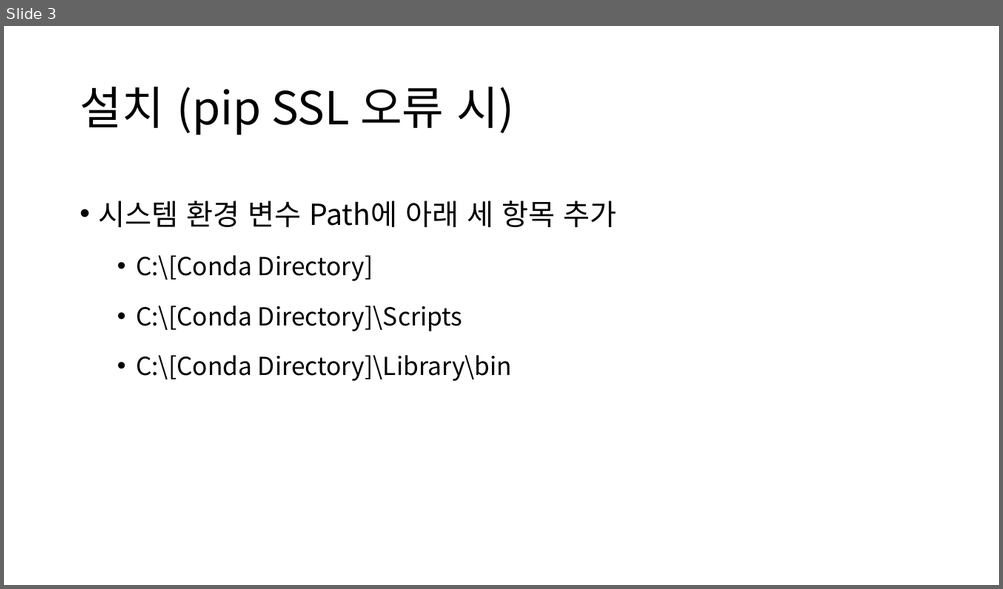
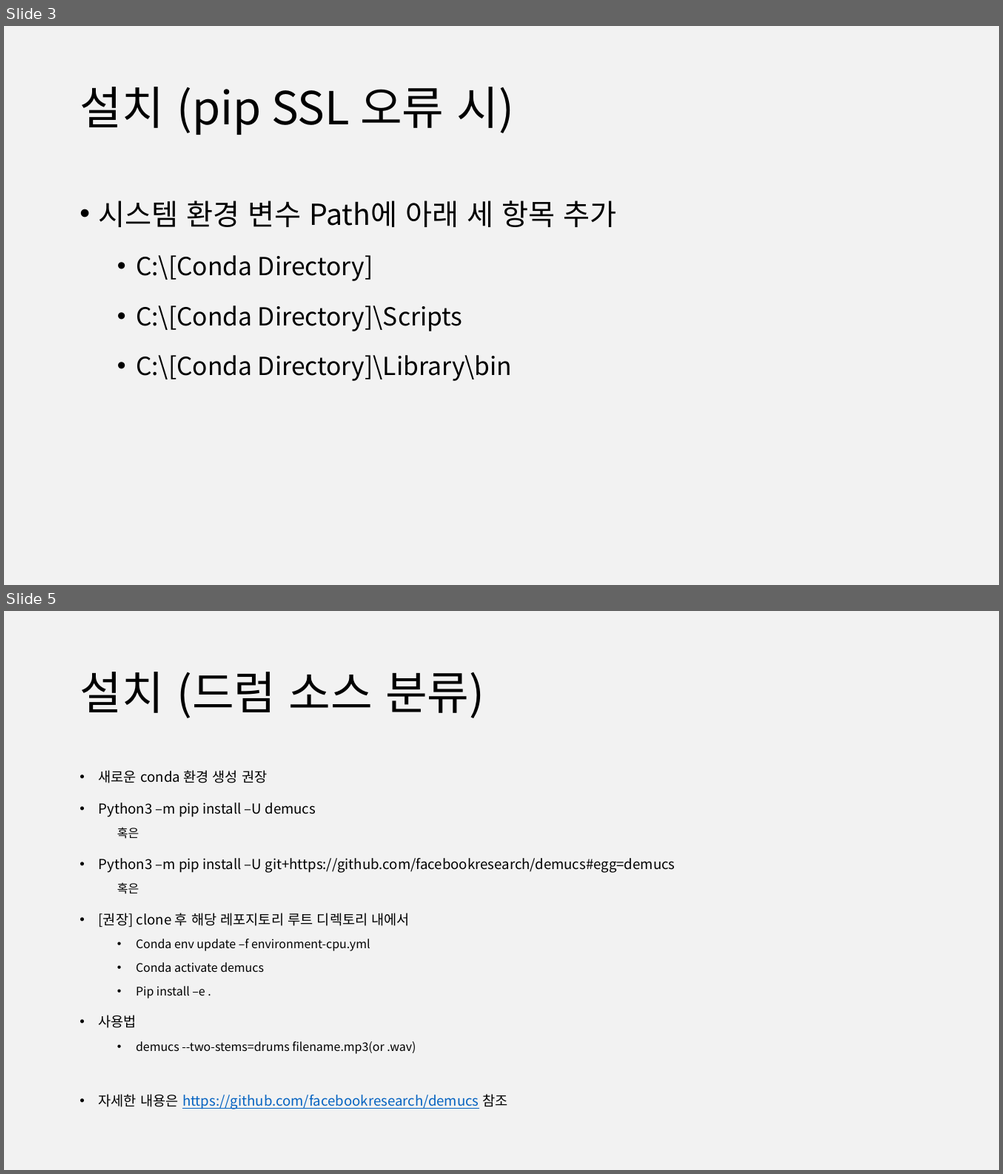
Before and after one commit to cid2rrrr/DRUMMM, a slide deck: 청음지능 인수인계.pptx. Shown one above the other, each under a label of ours: slide 3 before the commit, slides 3 and 5 after it; the slides between them are not shown. The pictures are 1003x589 and 1003x1174 pixels, drawn with LibreOffice and Linux fonts; fonts in the diff are those of the drawing. Boxes give left, top, right and bottom in pixels: in the first picture for what was removed or moved away, otherwise in the second. Text is boxed around its words. In the diff, an @@ line names an element or a change of style, - is before the commit and + after.

```diff
--- a/청음지능 인수인계.pptx
+++ b/청음지능 인수인계.pptx
@@ slide 5 added at (4,611,999,1170), background #F2F2F2 @@
@@ title added at (79,672,485,718), 44 pt, text #000000 @@
+설치 (드럼 소스 분류)
@@ text added at (99,770,675,1110), 13.3 pt, text #000000 @@
+• 새로운 conda 환경 생성 권장
+• Python3 –m pip install –U demucs
+  혹은
+• Python3 –m pip install –U git+https://github.com/facebookresearch/demucs#egg=demucs
+  혹은
+• [권장] clone 후 해당 레포지토리 루트 디렉토리 내에서
+  • Conda env update –f environment-cpu.yml
+  • Conda activate demucs
+  • Pip install –e .
+• 사용법
+  • demucs --two-stems=drums filename.mp3(or .wav)
+• 자세한 내용은 https://github.com/facebookresearch/demucs 참조
```
Also in this commit, not shown: 16 other slides changed, 1 other slide added, 2 other files.
